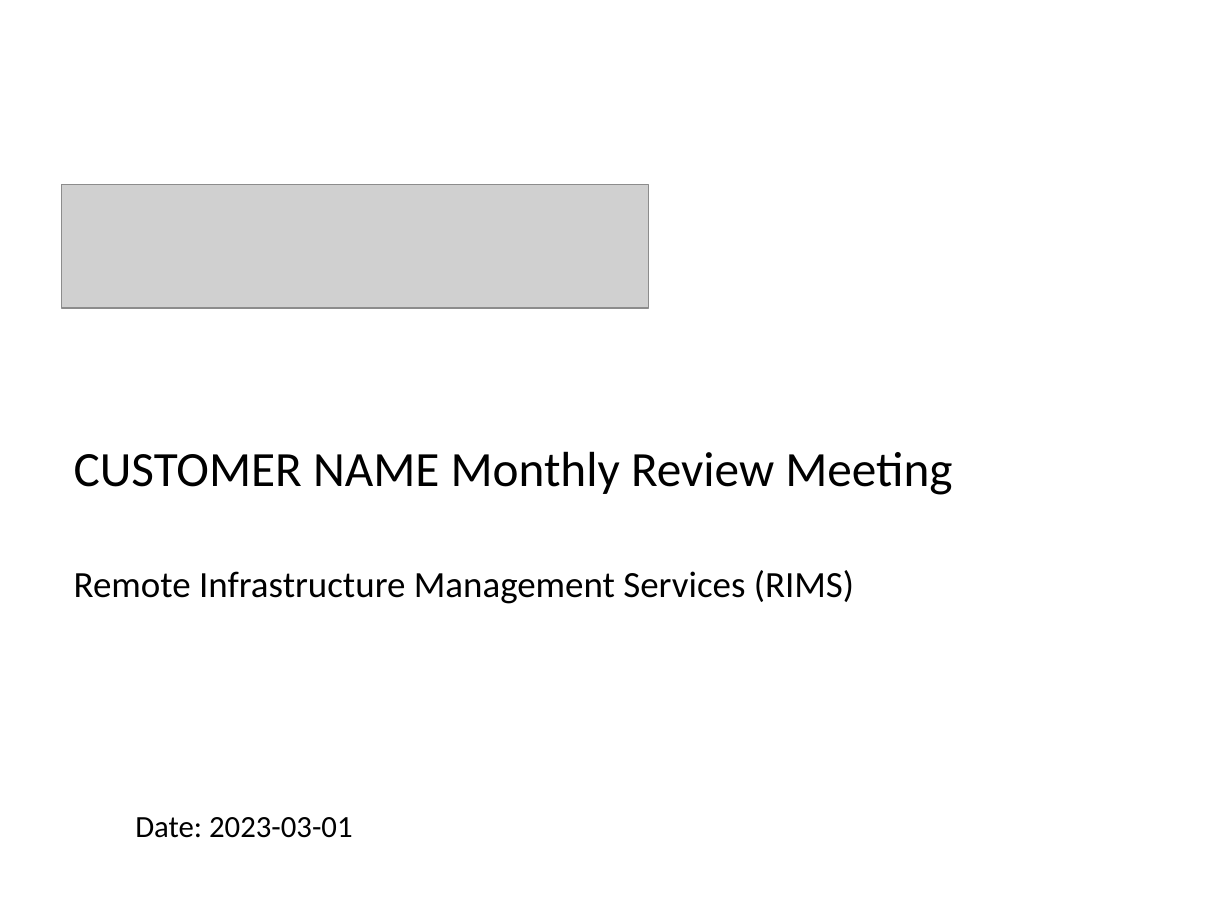
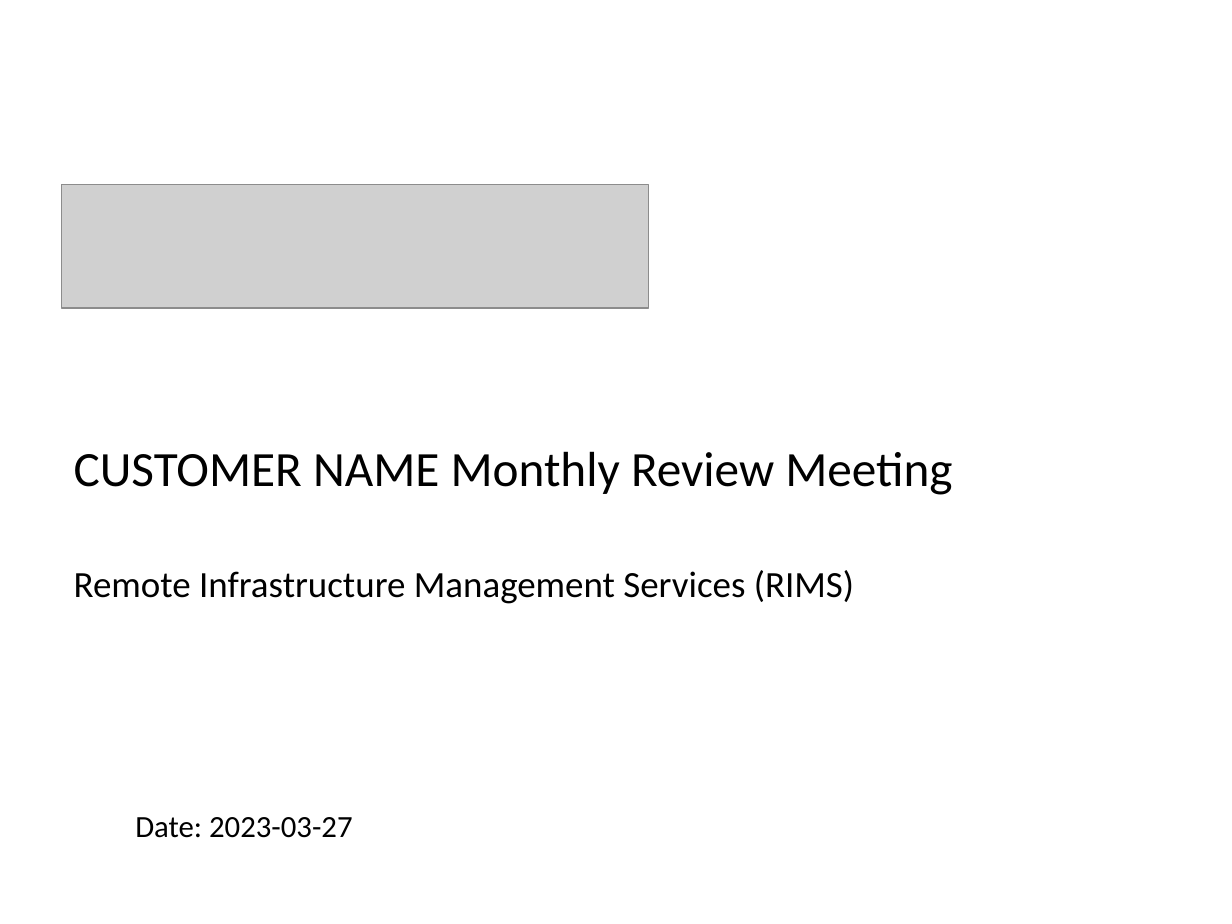
Before and after one commit to LOKESHLOKI07/Otrs_Dashboard, a slide deck: slide 1 of reportsapp/ticket_data.pptx. Drawn at 1232x924 pixels with LibreOffice and Linux fonts; fonts in the diff are those of the drawing; grey boxes stand for pictures. Boxes give left, top, right and bottom in pixels: in the first picture for what was removed or moved away, otherwise in the second. Text is boxed around its words. In the diff, an @@ line names an element or a change of style, - is before the commit and + after.

```diff
--- a/reportsapp/ticket_data.pptx
+++ b/reportsapp/ticket_data.pptx
@@ text at [135,817,353,838]: text changed @@
-Date: 2023-03-01
+Date: 2023-03-27
```
Also in this commit, not shown: 5 other slides changed, 16 other files.
